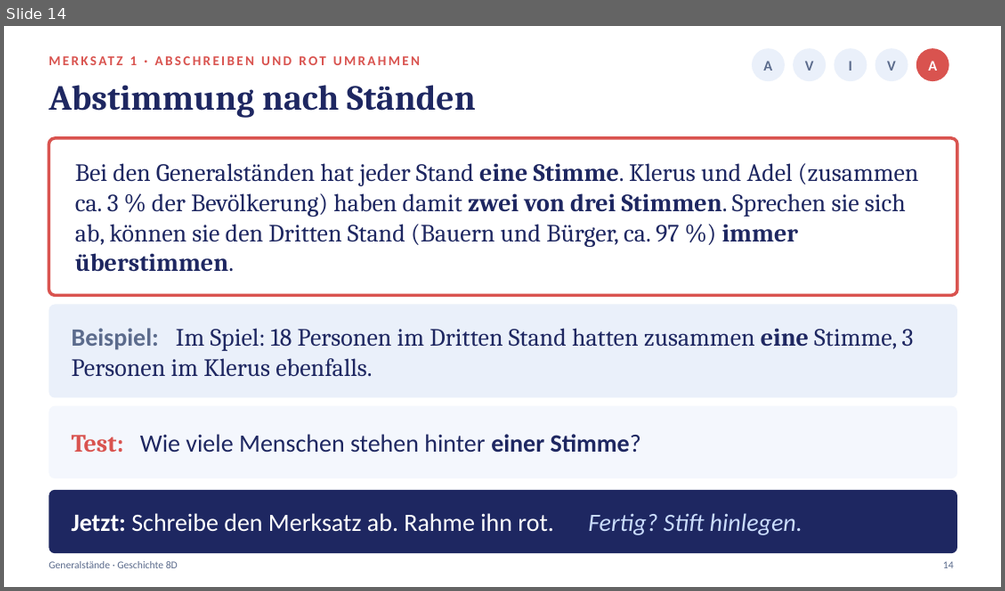
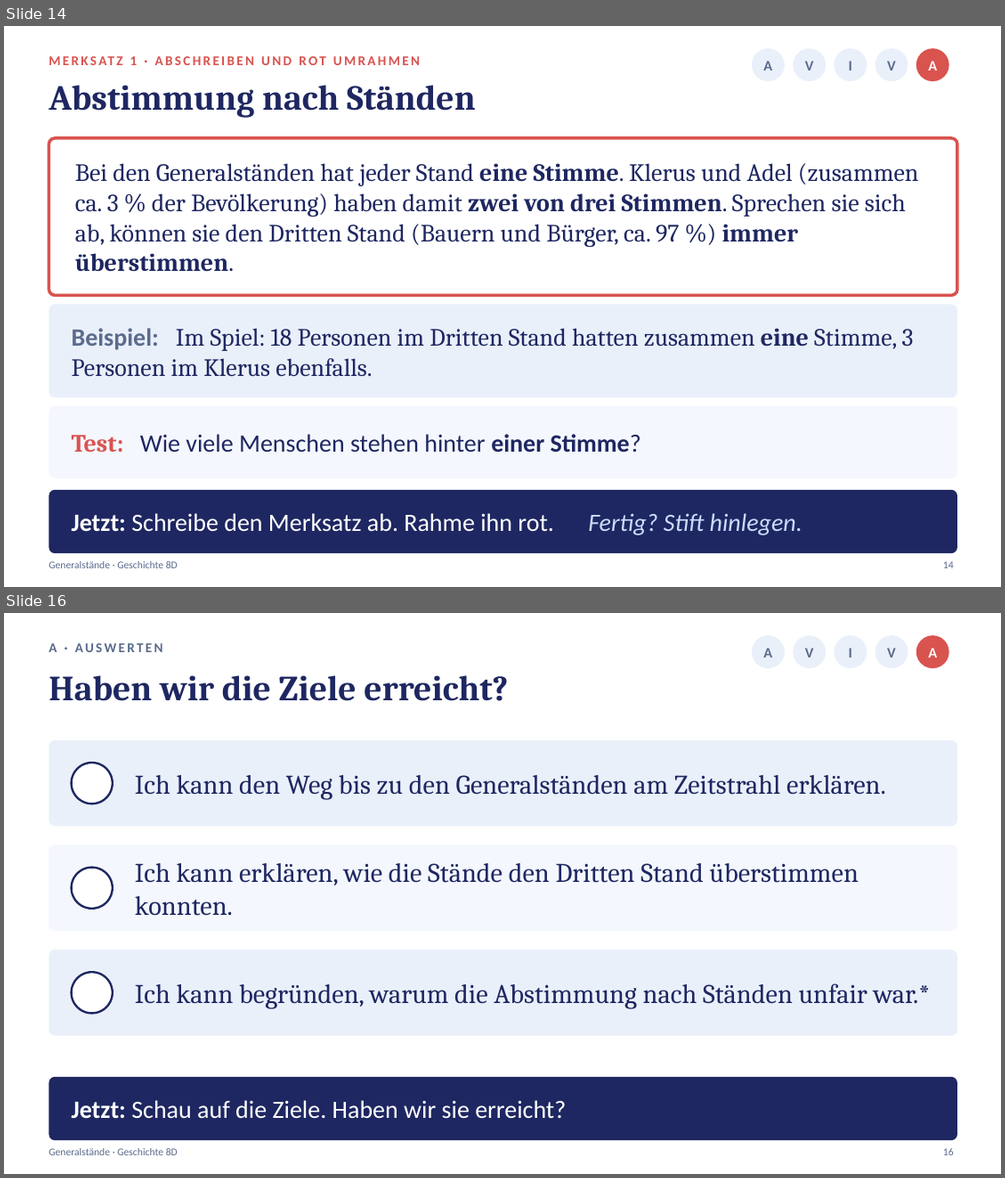
Before and after one commit to golzkonstantin-gif/Schule, a slide deck: Geschichte_8D/Generalstaende/Praesentation_Generalstaende_8D.pptx. Shown one above the other, each under a label of ours: slide 14 before the commit, slides 14 and 16 after it; the slides between them are not shown. The pictures are 1005x591 and 1005x1178 pixels, drawn with LibreOffice and Linux fonts; fonts in the diff are those of the drawing. Boxes give left, top, right and bottom in pixels: in the first picture for what was removed or moved away, otherwise in the second. Text is boxed around its words. In the diff, an @@ line names an element or a change of style, - is before the commit and + after.

```diff
--- a/Geschichte_8D/Generalstaende/Praesentation_Generalstaende_8D.pptx
+++ b/Geschichte_8D/Generalstaende/Praesentation_Generalstaende_8D.pptx
@@ slide 16 added at (4, 613, 1001, 1174), background #FFFFFF @@
@@ ellipse added at (752, 635, 785, 668), fill #EAF0FA @@
@@ ellipse added at (793, 635, 825, 668), fill #EAF0FA @@
@@ ellipse added at (834, 635, 867, 668), fill #EAF0FA @@
@@ ellipse added at (875, 635, 908, 668), fill #EAF0FA @@
@@ ellipse added at (916, 635, 949, 668), fill #D9534F @@
@@ text added at (48, 643, 163, 652), 13 pt, text #5B6B8C, bold @@
+A · AUSWERTEN
@@ text added at (763, 648, 772, 657), 14 pt, text #5B6B8C, bold @@
+A
@@ text added at (805, 648, 814, 657), 14 pt, text #5B6B8C, bold @@
+V
@@ text added at (849, 648, 852, 657), 14 pt, text #5B6B8C, bold @@
+I
@@ text added at (887, 648, 896, 657), 14 pt, text #5B6B8C, bold @@
+V
@@ text added at (928, 648, 937, 657), 14 pt, text #FFFFFF, bold @@
+A
@@ text added at (48, 675, 508, 701), 34 pt, text #1E2761, bold @@
+Haben wir die Ziele erreicht?
@@ rounded rectangle added at (48, 740, 957, 826), fill #EAF0FA @@
@@ ellipse added at (72, 763, 113, 803), fill #FFFFFF, outline #1E2761 2 pt @@
@@ text added at (135, 775, 886, 799), 26 pt, text #1E2761 @@
+Ich kann den Weg bis zu den Generalständen am Zeitstrahl erklären.
@@ rounded rectangle added at (48, 844, 957, 931), fill #F4F7FD @@
@@ ellipse added at (72, 868, 113, 908), fill #FFFFFF, outline #1E2761 2 pt @@
@@ text added at (135, 863, 858, 916), 26 pt, text #1E2761 @@
+Ich kann erklären, wie die Stände den Dritten Stand überstimmen konnten.
@@ rounded rectangle added at (48, 949, 957, 1036), fill #EAF0FA @@
@@ ellipse added at (72, 972, 113, 1013), fill #FFFFFF, outline #1E2761 2 pt @@
@@ text added at (135, 983, 930, 1009), 26 pt, text #1E2761 @@
+Ich kann begründen, warum die Abstimmung nach Ständen unfair war.*
@@ rounded rectangle added at (48, 1077, 957, 1140), fill #1E2761 @@
@@ text added at (72, 1100, 566, 1118), 24 pt, text #FFFFFF @@
+Jetzt: Schau auf die Ziele. Haben wir sie erreicht?
@@ text added at (48, 1148, 178, 1155), 10 pt, text #5B6B8C @@
+Generalstände · Geschichte 8D
@@ text added at (943, 1148, 954, 1155), 10 pt, text #5B6B8C @@
+16
```
Also in this commit, not shown: 3 slides changed, 12 other files.
